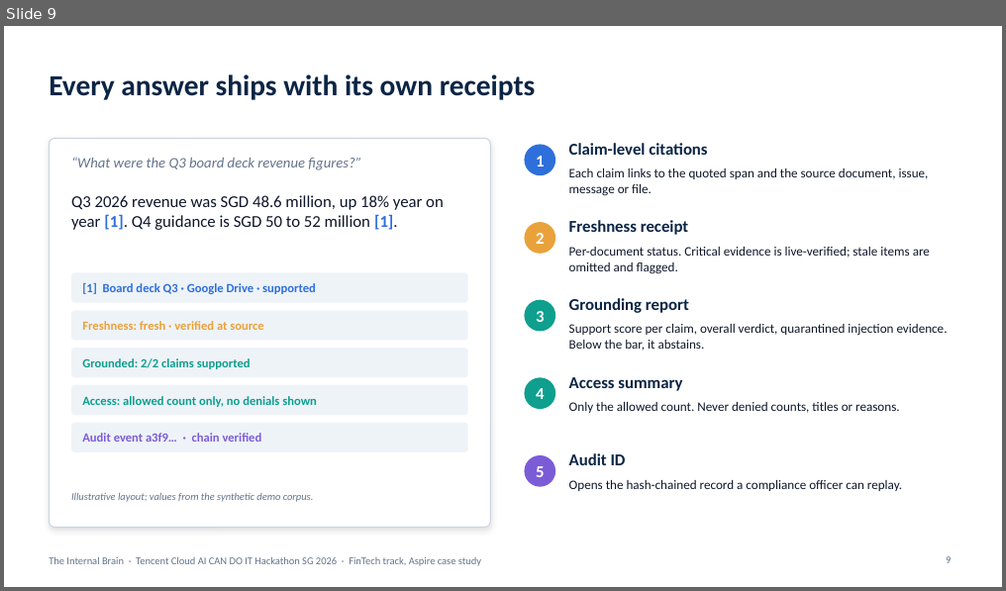
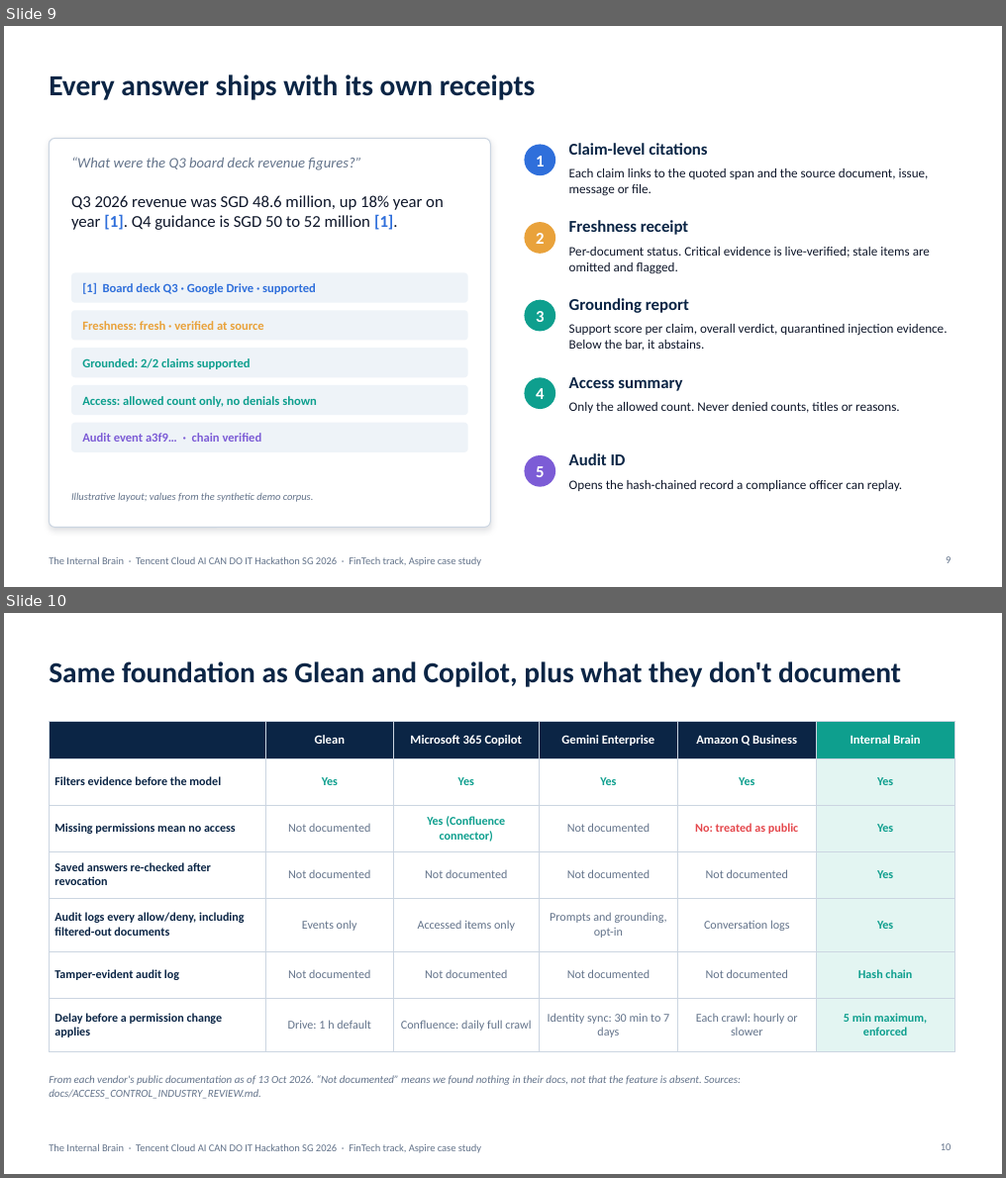
Before and after one commit to pavan2184/tencent-hack, a slide deck: docs/presentations/internal-brain-architecture.pptx. Shown one above the other, each under a label of ours: slide 9 before the commit, slides 9 and 10 after it. The pictures are 1006x591 and 1006x1178 pixels, drawn with LibreOffice and Linux fonts; fonts in the diff are those of the drawing. Boxes give left, top, right and bottom in pixels: in the first picture for what was removed or moved away, otherwise in the second. Text is boxed around its words. In the diff, an @@ line names an element or a change of style, - is before the commit and + after.

```diff
--- a/docs/presentations/internal-brain-architecture.pptx
+++ b/docs/presentations/internal-brain-architecture.pptx
@@ slide 10 added at (4,613,1002,1174), background #FFFFFF; not listed: 1 template element that a slide beside it also shows @@
@@ title added at (49,662,901,687), 28 pt, text #0B2545, bold @@
+Same foundation as Glean and Copilot, plus what they don't document
@@ table added at (49,722,954,1042), 7 rows, 6 columns @@
+ | Glean | Microsoft 365 Copilot | Gemini Enterprise | Amazon Q Business | Internal Brain
+Filters evidence before the model | Yes | Yes | Yes | Yes | Yes
+Missing permissions mean no access | Not documented | Yes (Confluence connector) | Not documented | No: treated as public | Yes
+Saved answers re-checked after revocation | Not documented | Not documented | Not documented | Not documented | Yes
+Audit logs every allow/deny, including filtered-out documents | Events only | Accessed items only | Prompts and grounding, opt-in | Conversation logs | Yes
+Tamper-evident audit log | Not documented | Not documented | Not documented | Not documented | Hash chain
+Delay before a permission change applies | Drive: 1 h default | Confluence: daily full crawl | Identity sync: 30 min to 7 days | Each crawl: hourly or slower | 5 min maximum, enforced
@@ text added at (49,1075,741,1099), 10.5 pt, text #64748B, italic @@
+From each vendor's public documentation as of 13 Oct 2026. “Not documented” means we found nothing in their docs, not that the feature is absent. Sources: docs/ACCESS_CONTROL_INDUSTRY_REVIEW.md.
@@ page number added at (941,1144,951,1151), 10 pt, text #64748B @@
+10
```
Also in this commit, not shown: 8 slides changed, 1 other slide added, 3 other files.
